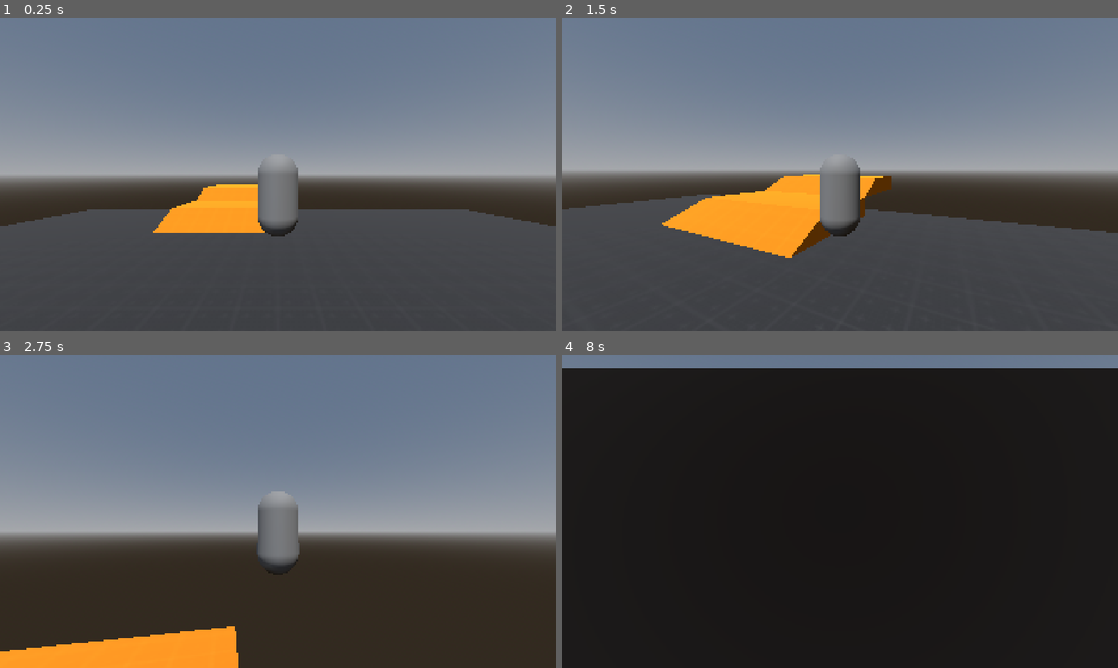
Above: before the commit, frames 1-4 (two rows, left to right).
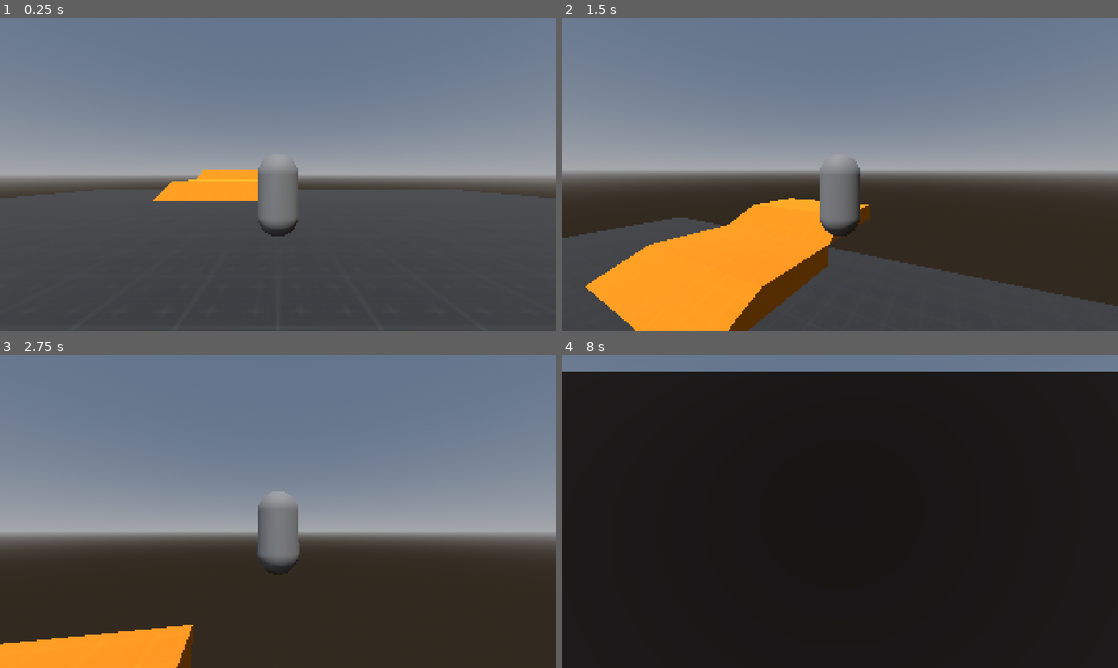
Above: after the commit, the same moments.

Repository: livemehere/3d-prototype
Game: Godot game, scene res://scenes/Main.tscn
Two runs of this game, one before a commit and one after it. Both use one fixed random seed, a clock stepped at 60 frames per second and the inputs below.
Inputs (mouse positions are in pixels of both pictures, inside the frame that each line leads up to):
- Up to frame 1 (0.25 s): no input
- Up to frame 2 (1.5 s): move the mouse to (867, 174) at 0.52 s; hold Space (jump) 0.53-1.28 s; hold W (move_forward) from 0.53 s (still down); tap Shift (dash, bound only after the commit) at 0.6 s; move the mouse to (812, 174) at 1.27 s; tap Space (jump) at 1.35 s
- Up to frame 3 (2.75 s): keep holding W (move_forward); tap Space (jump) at 1.52, 1.82 s; tap Shift (dash, bound only after the commit) at 1.55, 2.1 s; move the mouse to (289, 505) at 2.02 s; hold Space (jump) from 2.03 s (still down)
- Up to frame 4 (8 s): move the mouse to (834, 517) at 2.77 s; release Space (jump) at 2.78 s; tap Shift (dash, bound only after the commit) at 2.85, 4.35, 5.1, 6.05, 6.6, 7.35 s; tap Space (jump) at 3.02, 3.32, 4.52, 4.82, 5, 5.85, 6.02, 6.32, 6.5, 7.52, 7.82 s; move the mouse to (878, 514) at 3.52 s; hold Space (jump) 3.53-4.28 s; tap Enter at 4.25, 5.75, 7.25 s; move the mouse to (795, 508) at 4.27 s; move the mouse to (845, 511) at 5.02 s; hold Space (jump) 5.03-5.78 s; move the mouse to (817, 505) at 5.77 s; release W (move_forward) at 5.78 s; hold D (move_right) 5.78-6.53 s; move the mouse to (867, 511) at 6.52 s; hold Space (jump) 6.53-7.28 s; hold W (move_forward) from 6.53 s (still down); move the mouse to (812, 511) at 7.27 s

The runs differ from the first frame. In frame 1, 7.9% of the frame differs, in the area x 0-100%, y 48-69%; in frame 2, 23%, in the area x 0-100%, y 50-100%; in frame 3, 2.0%; in frame 4, 1.1%.

Commit message:
player dash

Diff:
--- a/entities/player/player.gd
+++ b/entities/player/player.gd
@@ -15,9 +15,17 @@
 
 # jump timers
 @export var coyote_time := 0.1
-var coyote_timer := coyote_time
+var coyote_timer := 0.0
 @export var jump_buffer_time := 0.1
-var jump_buffer_timer := jump_buffer_time
+var jump_buffer_timer := 0.0
+
+# dash
+@export var dash_speed := 18.0
+@export var dash_time := 0.1
+@export var dash_cooldown := 2.0
+var dash_timer := 0.0
+@export var dash_cooldown_timer := 0.0 # TODO: display on HUD
+var dash_direction := Vector3.ZERO
 
 @onready var model: MeshInstance3D = $Model
 @onready var third_person_camera: Camera3D = $SpringArm3D/Camera3D
@@ -53,6 +61,18 @@
 		coyote_timer = 0.0
 		jump_buffer_timer = 0.0
 
+	# dash
+	if Input.is_action_just_pressed("dash") and dash_cooldown_timer <= 0.0:
+		dash_timer = dash_time
+		dash_cooldown_timer = dash_cooldown
+		# direction
+		dash_direction = -model.global_transform.basis.z
+		dash_direction.y = 0
+		dash_direction = dash_direction.normalized()
+	else:
+		dash_timer = max(dash_timer - delta, 0.0)
+		dash_cooldown_timer = max(dash_cooldown_timer - delta, 0.0)
+
 	# camera direction
 	var cam_forward := -third_person_camera.global_transform.basis.z
 	var cam_right := third_person_camera.global_transform.basis.x
@@ -67,6 +87,11 @@
 	# final direction
 	var direction := (cam_right * input_dir.x + cam_forward * -input_dir.y).normalized()
 
+	# while dash
+	if dash_timer > 0.0:
+		velocity.x = dash_direction.x * dash_speed
+		velocity.z = dash_direction.z * dash_speed
+
 	# movement itself
 	if direction:
 		velocity.x = lerp(velocity.x, direction.x * speed, acceleration * delta)
@@ -80,5 +105,4 @@
 		var target_angle := atan2(-direction.x, -direction.z);
 		model.rotation.y = lerp_angle(model.rotation.y, target_angle, turn_speed * delta)
 
-
 	move_and_slide()
--- a/project.godot
+++ b/project.godot
@@ -50,7 +50,7 @@
 "events": [Object(InputEventKey,"resource_local_to_scene":false,"resource_name":"","device":-1,"window_id":0,"alt_press …(191 unchanged characters)…
 ]
 }
-sprint={
+dash={
 "deadzone": 0.2,
 "events": [Object(InputEventKey,"resource_local_to_scene":false,"resource_name":"","device":-1,"window_id":0,"alt_press …(195 unchanged characters)…
 ]
--- a/scenes/Main.tscn
+++ b/scenes/Main.tscn
@@ -58,3 +58,4 @@
 environment = SubResource("Environment_nbc6x")
 
 [node name="Player" parent="." unique_id=374215843 instance=ExtResource("3_vcsgt")]
+dash_speed = 36.0
